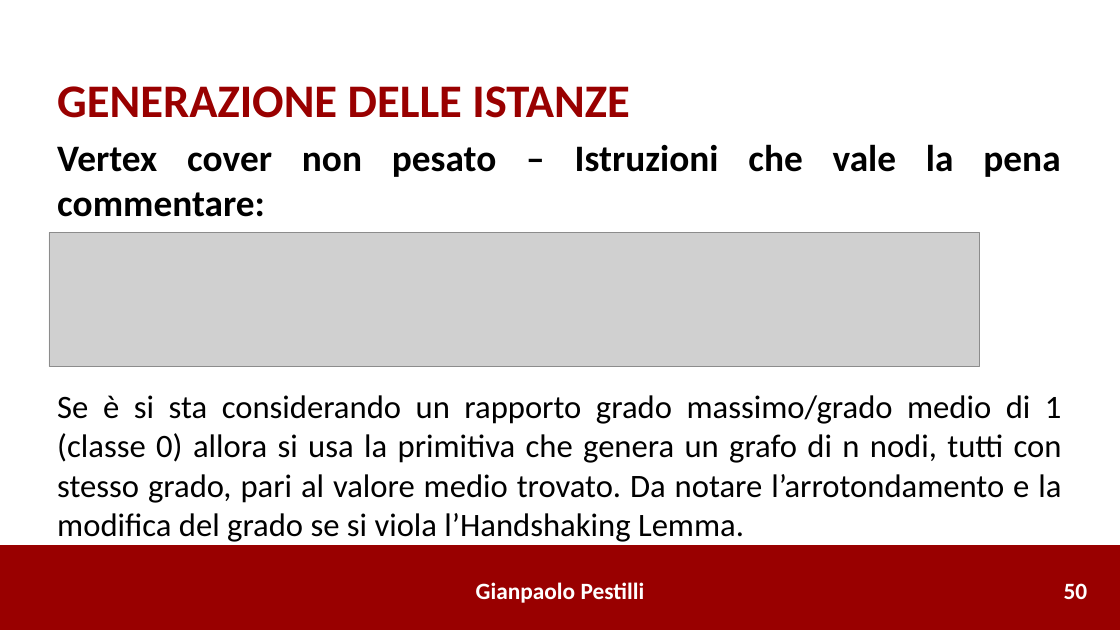
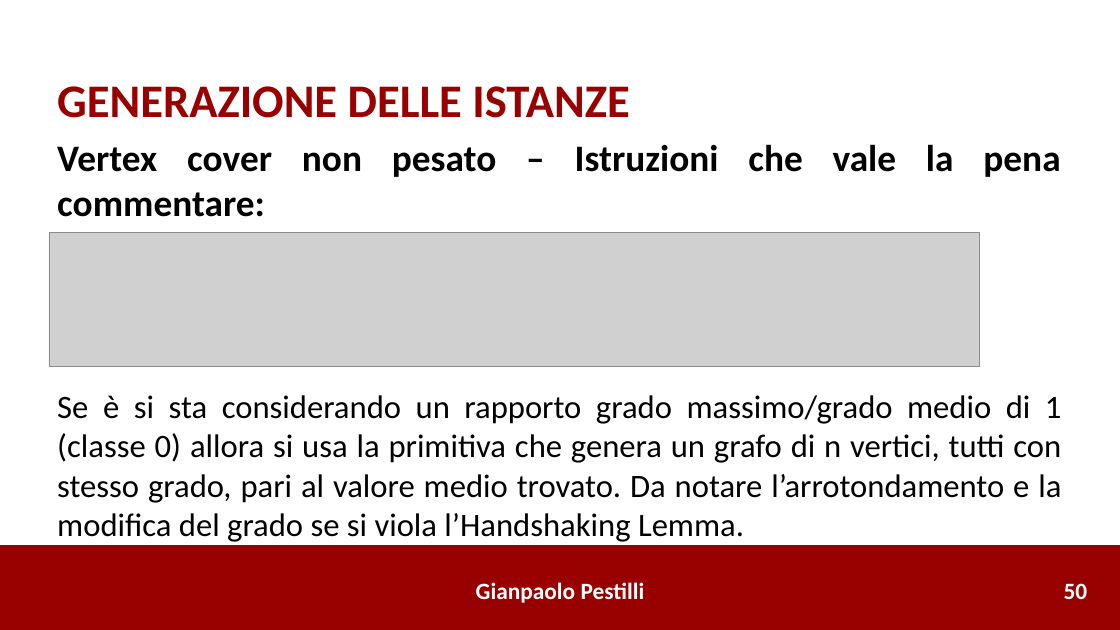
Before and after one commit to gianpaolo-pestilli/amod_project, a slide deck: slide 53 of Presentazione_0386492.pptx. Drawn at 1120x630 pixels with LibreOffice and Linux fonts; fonts in the diff are those of the drawing; grey boxes stand for pictures. Boxes give left, top, right and bottom in pixels: in the first picture for what was removed or moved away, otherwise in the second. Text is boxed around its words. In the diff, an @@ line names an element or a change of style, - is before the commit and + after.

```diff
--- a/Presentazione_0386492.pptx
+++ b/Presentazione_0386492.pptx
@@ text at (57,395,1062,542): text changed @@
-Se è si sta considerando un rapporto grado massimo/grado medio di 1 (classe 0) allora si usa la primitiva che genera un grafo di n nodi, tutti con stesso grado, pari al valore medio trovato. Da notare l’arrotondamento e la modifica del grado se si viola l’Handshaking Lemma.
+Se è si sta considerando un rapporto grado massimo/grado medio di 1 (classe 0) allora si usa la primitiva che genera un grafo di n vertici, tutti con stesso grado, pari al valore medio trovato. Da notare l’arrotondamento e la modifica del grado se si viola l’Handshaking Lemma.
```
Also in this commit, not shown: 5 other slides changed, 1 other file.
